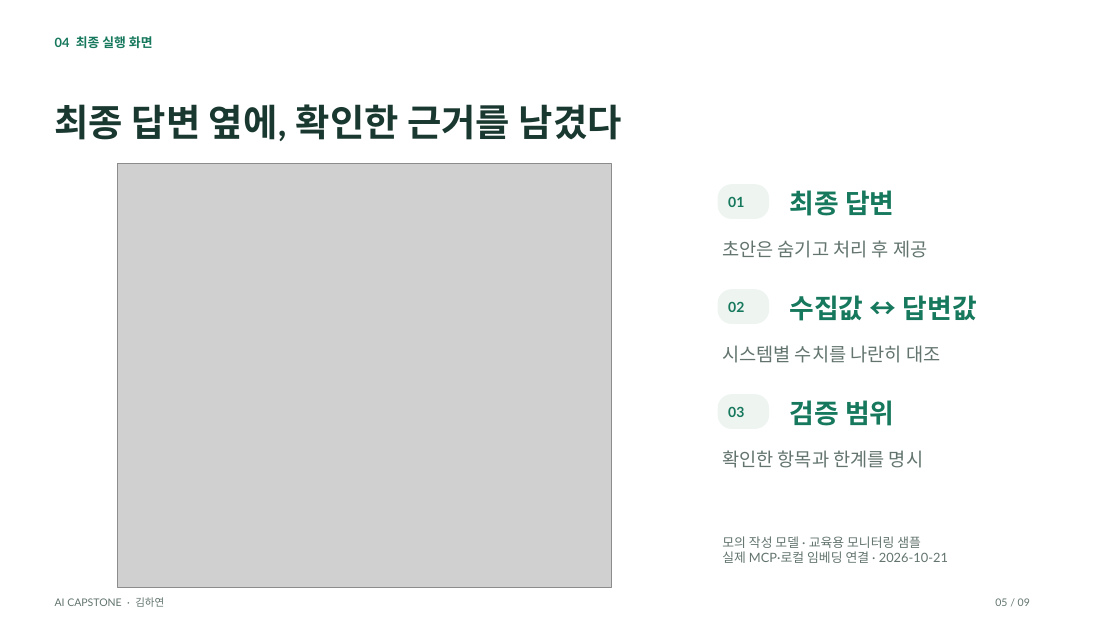
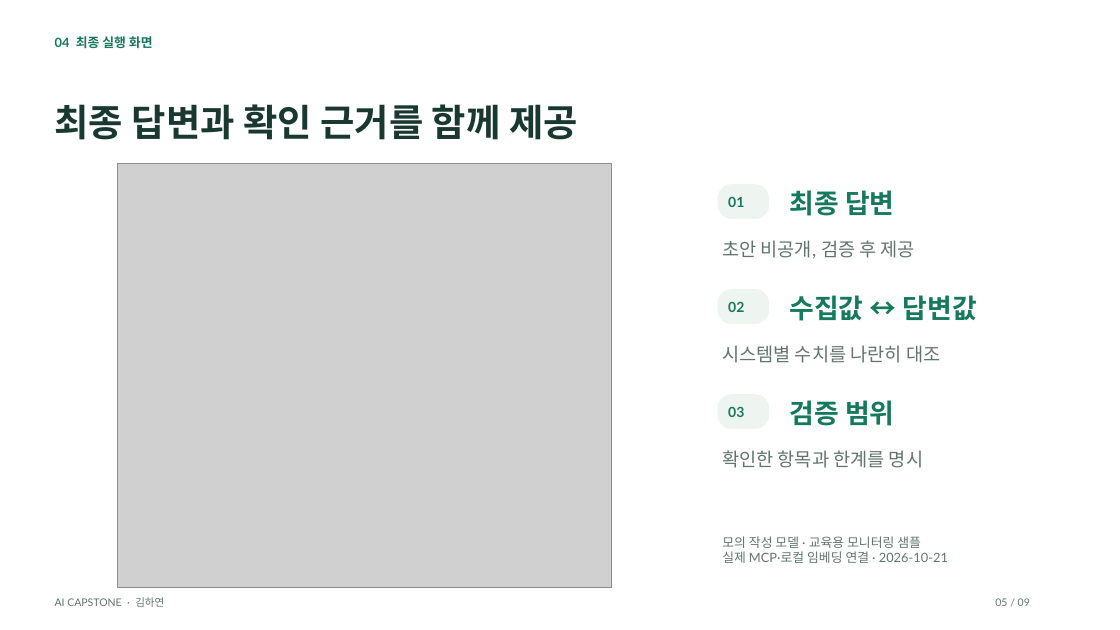
Before and after one commit to gkyeon/ai-capstone-gkyeon, a slide deck: slide 5 of submission/AI_Capstone_발표.pptx. Drawn at 1120x630 pixels with LibreOffice and Linux fonts; fonts in the diff are those of the drawing; grey boxes stand for pictures. Boxes give left, top, right and bottom in pixels: in the first picture for what was removed or moved away, otherwise in the second. Text is boxed around its words. In the diff, an @@ line names an element or a change of style, - is before the commit and + after.

```diff
--- a/submission/AI_Capstone_발표.pptx
+++ b/submission/AI_Capstone_발표.pptx
@@ text at bbox=[55, 104, 578, 140]: text changed @@
-최종 답변 옆에, 확인한 근거를 남겼다
+최종 답변과 확인 근거를 함께 제공
@@ text at bbox=[722, 240, 915, 259]: text changed @@
-초안은 숨기고 처리 후 제공
+초안 비공개, 검증 후 제공
```
Also in this commit, not shown: 7 other slides changed, 1 other file.
